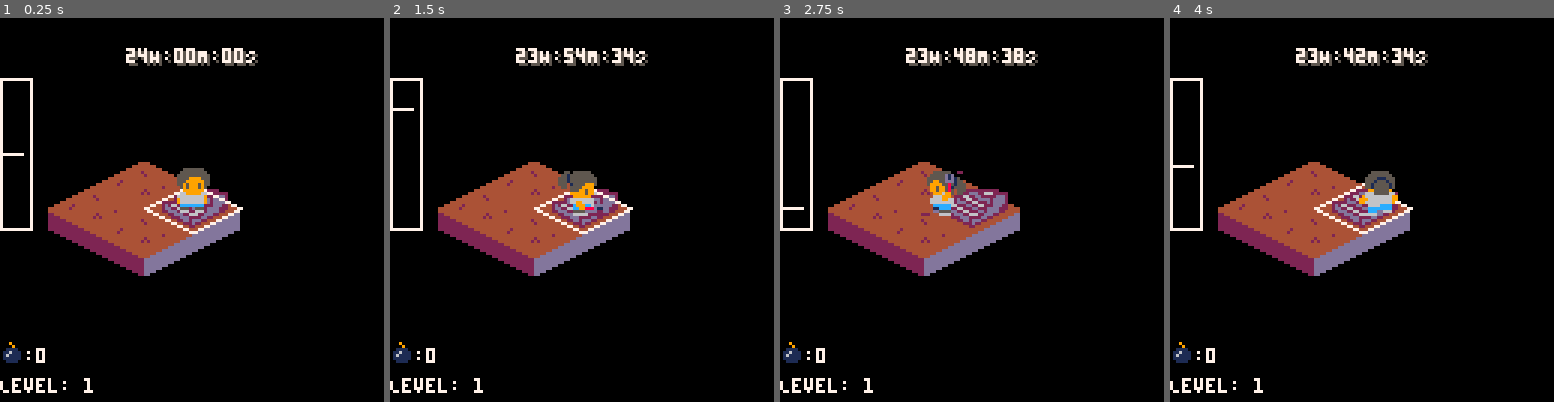
Above: before the commit, frames 1-4 (left to right).
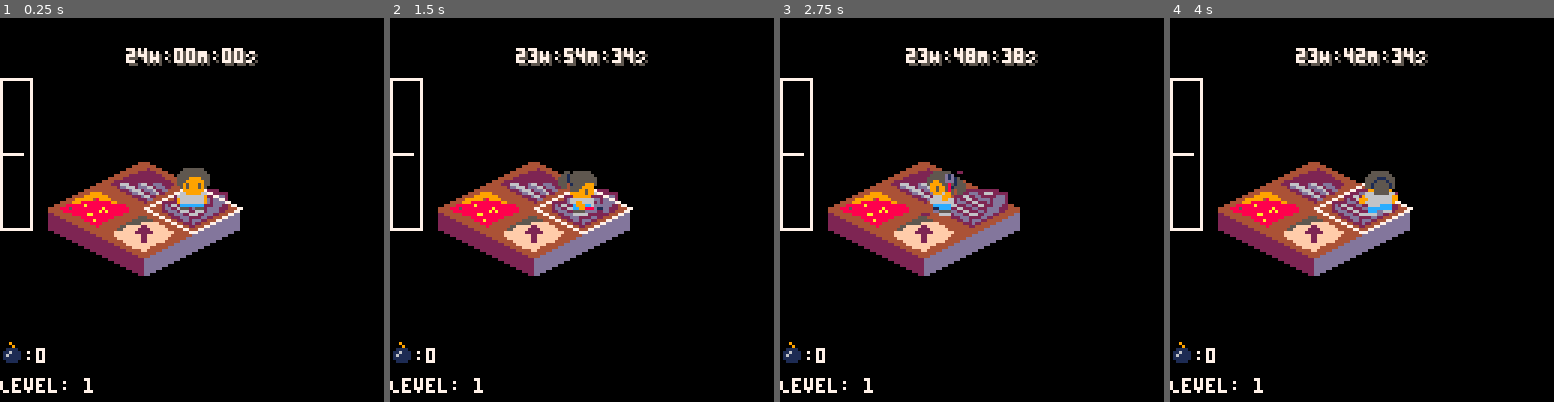
Above: after the commit, the same moments.

Repository: scottnm/collards.p8
Game: PICO-8 cartridge collards.p8
Same seed, same stepped clock (60 frames per second), same inputs: the game is played once before the commit and once after it.
Inputs:
- Up to frame 1 (0.25 s): no input
- Up to frame 2 (1.5 s): tap O (Z key) at 0.33, 0.7, 1.43 s; tap X (X key) at 1.07 s
- Up to frame 3 (2.75 s): hold Left 1.97-2.37 s; tap X (X key) at 2.07, 2.4, 2.73 s; tap O (Z key) at 2.22 s; hold Down from 2.42 s (still down)
- Up to frame 4 (4 s): release Down at 2.82 s; hold Right 2.87-3.53 s; tap X (X key) at 3.07, 3.4, 3.73 s; tap O (Z key) at 3.1, 3.98 s; hold Up from 3.58 s (still down)

The runs differ from the first frame. In frame 1, 2.5% of the frame differs, in the area x 15-46%, y 39-61%; in frame 2, 2.6%; in frame 3, 2.3%; in frame 4, 2.6%, in the area x 0-46%, y 35-61%.

Commit message:
not quite right but moving in the right direction

Diff:
--- a/collards.p8
+++ b/collards.p8
@@ -8,7 +8,7 @@
 #include anim.lua
 #include timer.lua
 #include utils.lua
--- #include dbg.lua
+#include dbg.lua
 __gfx__
 00000000000000000000055555500000000000000000000000000000000000000000055555500000000000000000000000000000000000000000000000000000
 00000555555000000000555555550000000005555550000000000555555000000000555555550000000005555550000000550555555000000220055555500000
--- a/main.lua
+++ b/main.lua
@@ -118,7 +118,7 @@
     move_to_level(1, TileType.FloorEntry)
 
     -- detector values move between 0 and 1
-    g_detector = { cursor_val = 0.5, cursor_target = 0.5 }
+    g_detector = { cursor_val = 0.5, cursor_target = 0.5, next_scan = 0 }
 end
 
 function _update()
@@ -158,7 +158,7 @@
     g_game_timer_ui.update(g_maingame_tick_count)
 
     -- update the ui detector cursor
-    update_detector(g_detector, input)
+    update_detector(g_detector)
 
     -- handle input blocking animation states
     local block_input = false
@@ -674,13 +674,33 @@
     end
 end
 
-function update_detector(detector, input)
+function update_detector(detector)
     g_cursor_speed = 0.03
 
-    -- FIXME: input param is temporary just so I can prototype cursor movement
-    if input.btn_o and input.btn_o_change then
-        detector.cursor_target = rnd(1)
-        printh("new cursor target = "..detector.cursor_target)
+    local do_proximity_scan = false
+    detector.next_scan -= 1
+    if detector.next_scan <= 0 then
+        do_proximity_scan = true
+        detector.next_scan = 30
+    end
+
+    -- if we need to do a proximity scan, calculate the
+    if do_proximity_scan then
+        -- FIXME: consider factoring lava into this if this makes things too easy
+        local interference = 0
+        for cell in all(g_map.cells) do
+            local ttype = cell.tile.type
+            if ttype == TileType.BombItem or ttype == TileType.PageItem then
+                local item_sqr_dist = sqr_dist(g_player.pos, cell.pos);
+                local item_interference = max(0, 1 - (item_sqr_dist/sqr(64)))
+                interference += item_interference
+            end
+        end
+
+        local clamped_interference = min(1, interference)
+        printh("i: "..interference.."\tci: "..clamped_interference)
+        -- FIXME: enable after checking
+        -- detector.cursor_target = interference
     end
 
     if detector.cursor_val > detector.cursor_target then
@@ -950,7 +970,7 @@
     add(maps, final_map)
 
     -- uncomment this to make all tiles visible at start
-    -- dbg_set_tiles_visible(maps, nil)
+    dbg_set_tiles_visible(maps, nil)
 
     -- uncomment this to make all exit tiles and page tiles visible at start
     -- dbg_set_tiles_visible(maps, { TileType.PageItem, TileType.FloorExit })
